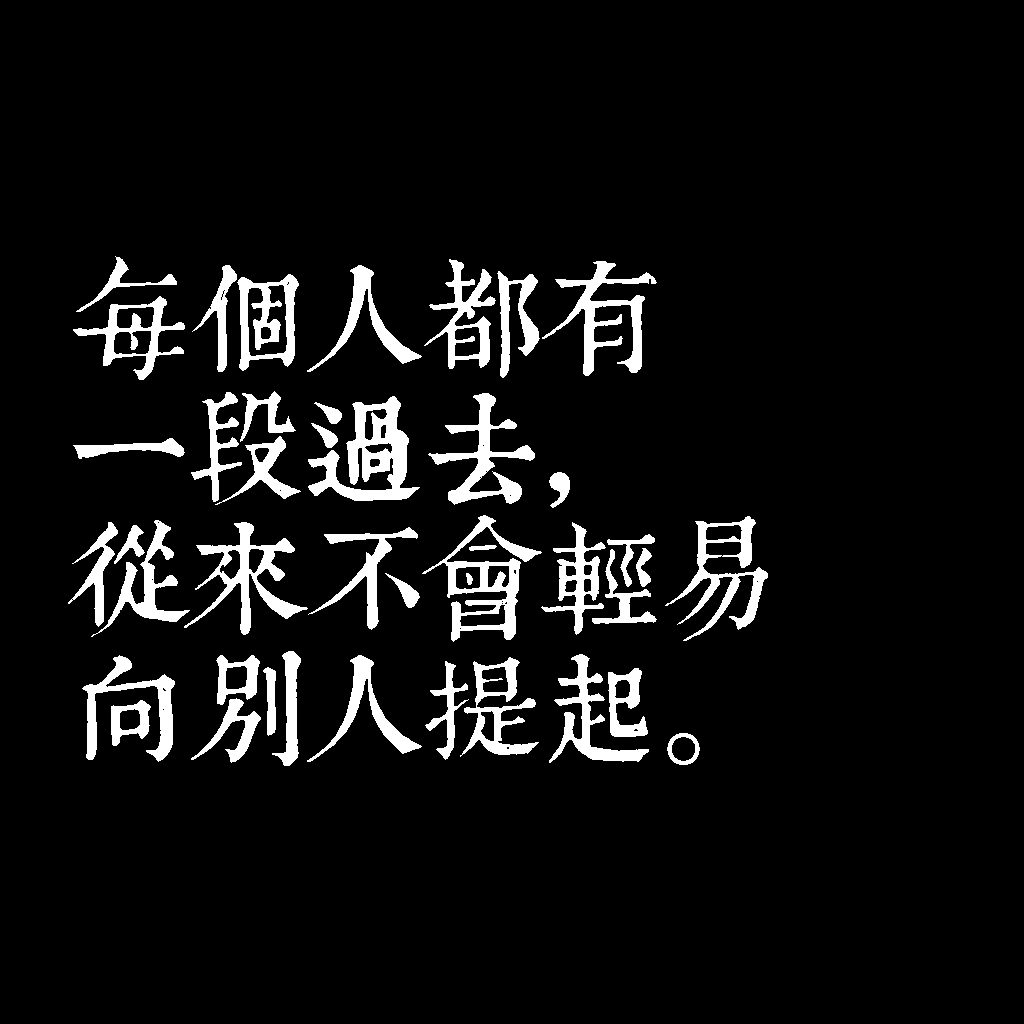
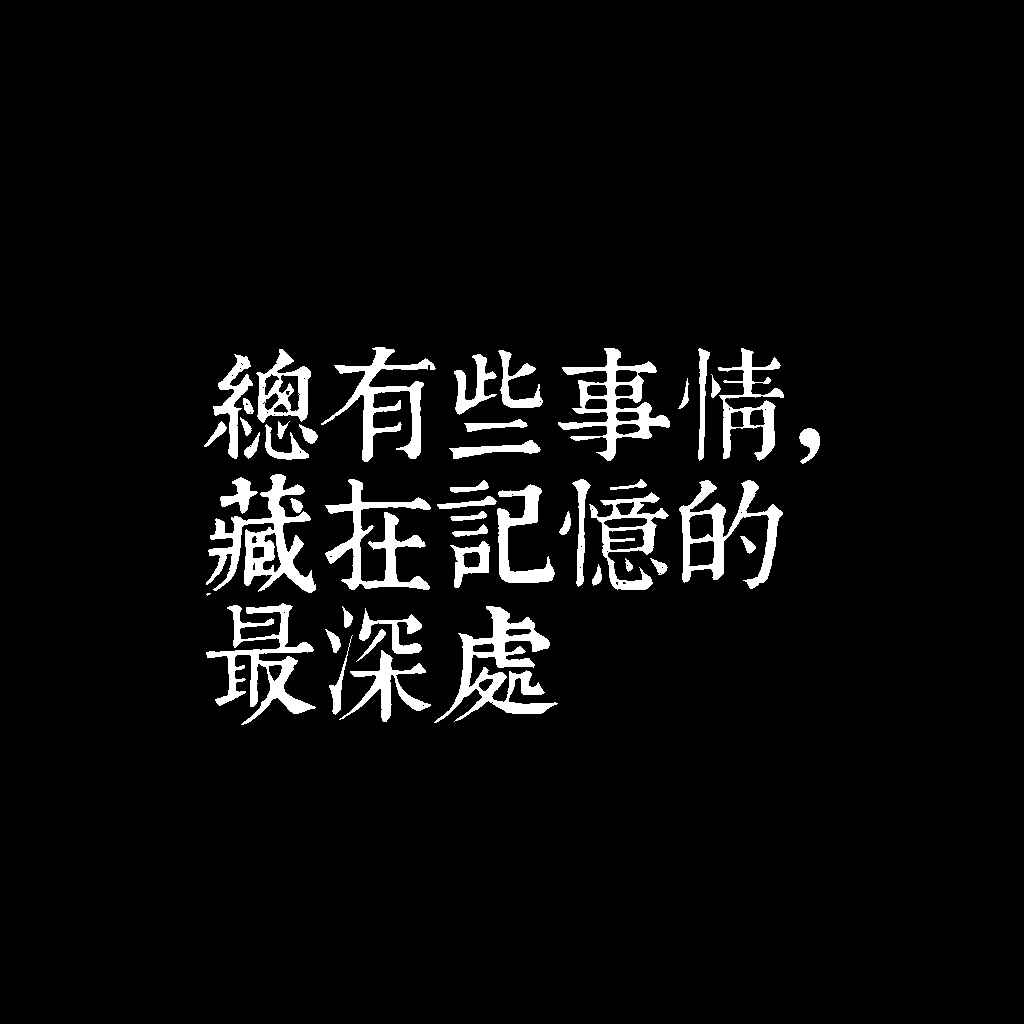
Layer changes from the first 1024 x 1024 image to the second:
renamed "每個人都有 一段過去， 從來不會輕易 向別人提起。" to "總有些事情， 藏在記憶的 最深處", painted on it over bbox(68, 256, 820, 766)
